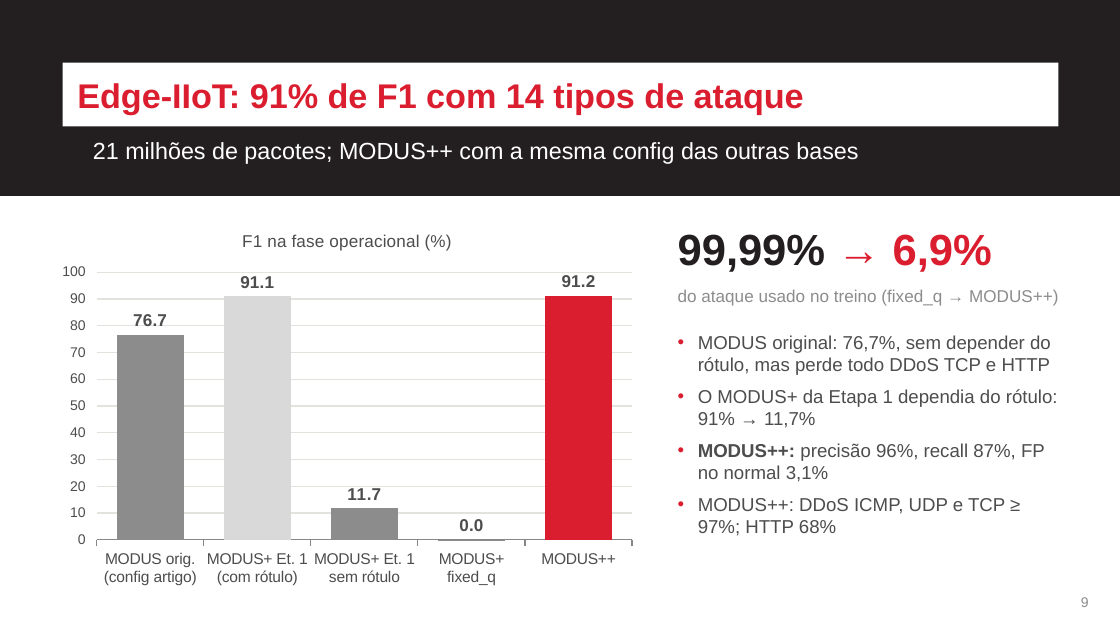
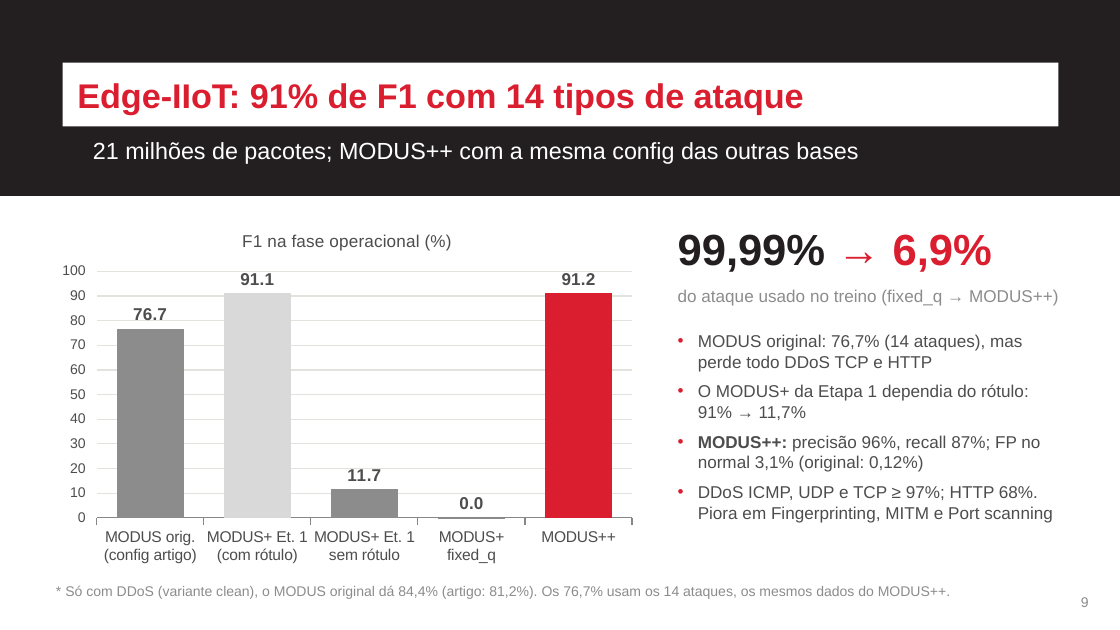
Before and after one commit to pedro664/replicacao-modus, a slide deck: slide 9 of Replicacao_MODUS_CIn_Etapa2.pptx. Drawn at 1120x630 pixels with LibreOffice and Linux fonts; fonts in the diff are those of the drawing. Boxes give left, top, right and bottom in pixels: in the first picture for what was removed or moved away, otherwise in the second. Text is boxed around its words. In the diff, an @@ line names an element or a change of style, - is before the commit and + after.

```diff
--- a/Replicacao_MODUS_CIn_Etapa2.pptx
+++ b/Replicacao_MODUS_CIn_Etapa2.pptx
@@ column chart: place and size @@
-column chart at (50, 213, 644, 594)
+column chart at (50, 213, 644, 571)
@@ text at (698, 334, 1022, 372): text changed; size 12 to 11 pt @@
-• MODUS original: 76,7%, sem depender do rótulo, mas perde todo DDoS TCP e HTTP
+• MODUS original: 76,7% (14 ataques), mas perde todo DDoS TCP e HTTP
@@ text at (698, 384, 1029, 420): size 12 to 11 pt in "O MODUS+ da Etapa 1 dependia do ..." @@
@@ text at (698, 435, 1053, 523): text changed; size 12 to 11 pt @@
-• MODUS++: precisão 96%, recall 87%, FP no normal 3,1%
-• MODUS++: DDoS ICMP, UDP e TCP ≥ 97%; HTTP 68%
+• MODUS++: precisão 96%, recall 87%; FP no normal 3,1% (original: 0,12%)
+• DDoS ICMP, UDP e TCP ≥ 97%; HTTP 68%. Piora em Fingerprinting, MITM e Port scanning
@@ text added at (65, 586, 950, 599), 9 pt, text #8C8C8C @@
+* Só com DDoS (variante clean), o MODUS original dá 84,4% (artigo: 81,2%). Os 76,7% usam os 14 ataques, os mesmos dados do MODUS++.
```
Also in this commit, not shown: 6 other slides changed, 1 slide added, 1 other file.
